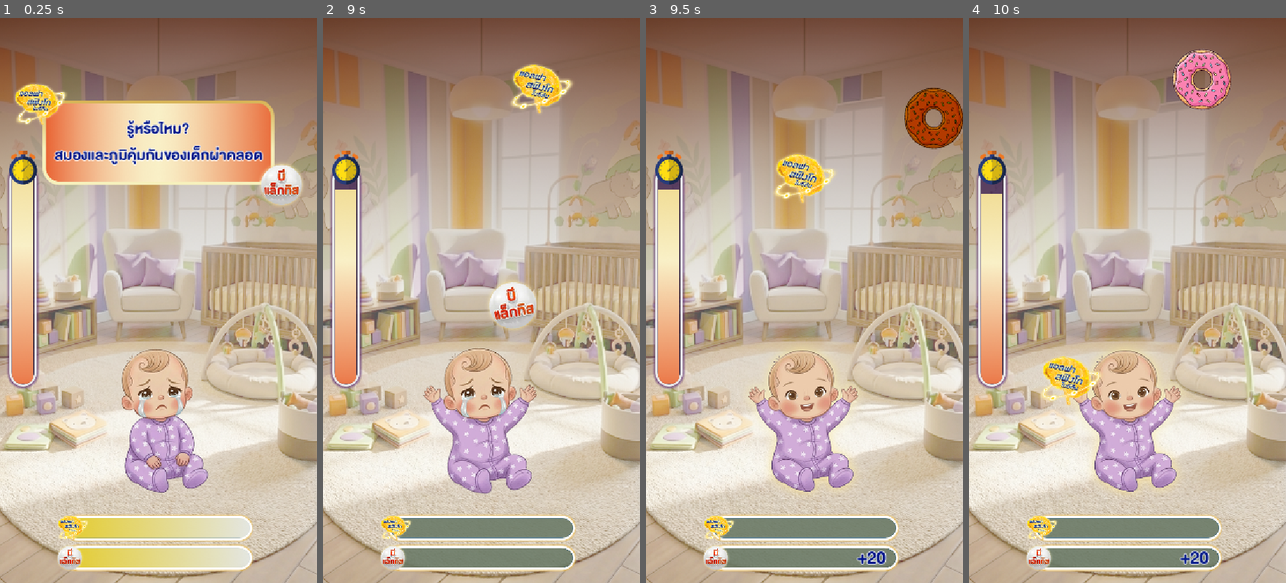
Above: before the commit, frames 1-4 (left to right).
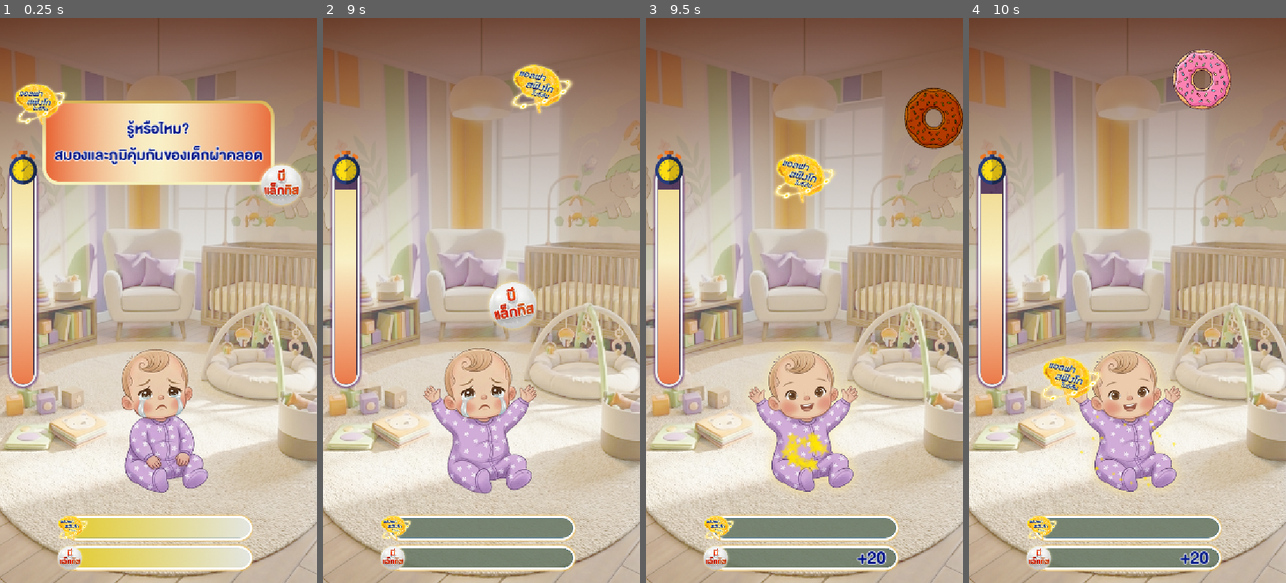
Above: after the commit, the same moments.

Repository: 6099sin/pro-c
Game: Godot game, scene res://scenes/core/Main.tscn
Two runs of this game, one before a commit and one after it. Both use one fixed random seed, a clock stepped at 60 frames per second and the inputs below. This scene is started directly instead of the project's main scene. Sound files missing from this copy of the repository are replaced by a short silence.
Inputs (mouse positions are in pixels of both pictures, inside the frame that each line leads up to):
- Up to frame 1 (0.25 s): no input
- Up to frame 2 (9 s): tap Enter at 0.5, 2.75 s; move the mouse to (551, 272) at 0.52 s; click (551, 272) at 0.67 s; tap Space at 1.25 s; drag from (418, 328) to (481, 419) at 1.27 s; move the mouse to (513, 176) at 2.02 s; click (513, 176) at 2.17 s; drag from (465, 413) to (386, 215) at 2.77 s; drag from (617, 283) to (481, 419) at 3.52 s; drag from (633, 340) to (481, 419) at 4.27 s; move the mouse to (497, 300) at 5.02 s; click (497, 300) at 5.17 s; drag from (433, 159) to (481, 419) at 5.77 s; move the mouse to (551, 272) at 6.52 s; click (551, 272) at 6.67 s; drag from (342, 227) to (487, 255) at 7.27 s; move the mouse to (513, 176) at 8.02 s; click (513, 176) at 8.17 s; drag from (465, 413) to (386, 215) at 8.77 s
- Up to frame 3 (9.5 s): no input
- Up to frame 4 (10 s): move the mouse to (1222, 385) at 9.52 s; click (1222, 385) at 9.67 s

Frames 1-2 are identical in both runs. In frame 3, 0.6% of the frame differs, in the area x 42-58%, y 73-81%; in frame 4, 0.1%.

Commit message:
feat: Implement item collection basket with visual and sound effects, and update web export settings.

Diff:
--- /dev/null
+++ b/scenes/VFX/popStar.tscn
@@ -0,0 +1,43 @@
+[gd_scene load_steps=7 format=3 uid="uid://hwcy88d6nxar"]
+
+[ext_resource type="Texture2D" uid="uid://phpkogenyhh3" path="res://assets/UI/SFX/star.png" id="1_4bw70"]
+
+[sub_resource type="Gradient" id="Gradient_jap1y"]
+offsets = PackedFloat32Array(0, 0.99829644)
+colors = PackedColorArray(1, 1, 0, 0.83137256, 1, 1, 0.11372549, 0.5411765)
+
+[sub_resource type="GradientTexture1D" id="GradientTexture1D_jf1l0"]
+gradient = SubResource("Gradient_jap1y")
+
+[sub_resource type="Curve" id="Curve_3e8ng"]
+_data = [Vector2(0, 0), 0.0, 0.0, 0, 0, Vector2(0.4967742, 1), 0.0, 0.0, 0, 0, Vector2(1, 0), 0.0, 0.0, 0, 0]
+point_count = 3
+
+[sub_resource type="CurveTexture" id="CurveTexture_agl8u"]
+curve = SubResource("Curve_3e8ng")
+
+[sub_resource type="ParticleProcessMaterial" id="ParticleProcessMaterial_iy85g"]
+particle_flag_disable_z = true
+emission_shape = 2
+emission_sphere_radius = 1.0
+angle_min = -44.99999
+angle_max = 45.00001
+direction = Vector3(0, -1, 0)
+spread = 180.0
+initial_velocity_min = 200.0
+initial_velocity_max = 400.0
+angular_velocity_min = -1.6093254e-05
+angular_velocity_max = 89.999985
+gravity = Vector3(0, 0, 0)
+scale_curve = SubResource("CurveTexture_agl8u")
+color_ramp = SubResource("GradientTexture1D_jf1l0")
+
+[node name="Node2D" type="Node2D"]
+
+[node name="GPUParticles2D" type="GPUParticles2D" parent="."]
+emitting = false
+amount = 20
+texture = ExtResource("1_4bw70")
+one_shot = true
+explosiveness = 1.0
+process_material = SubResource("ParticleProcessMaterial_iy85g")
--- a/scenes/objects/Basket.tscn
+++ b/scenes/objects/Basket.tscn
@@ -6,6 +6,7 @@
 [ext_resource type="Texture2D" uid="uid://6adgg38380ie" path="res://assets/UI/Baby/B2.png" id="4_la12k"]
 [ext_resource type="Texture2D" uid="uid://4ktwa4svs4nl" path="res://assets/UI/Baby/B3.png" id="5_wdsdn"]
 [ext_resource type="Texture2D" uid="uid://ci2sslfpd0mb4" path="res://assets/UI/Baby/B4.png" id="6_bvtbb"]
+[ext_resource type="PackedScene" uid="uid://hwcy88d6nxar" path="res://scenes/VFX/popStar.tscn" id="7_la12k"]
 
 [sub_resource type="CircleShape2D" id="CircleShape2D_7cnpb"]
 radius = 12.0
@@ -30,3 +31,6 @@
 texture = ExtResource("2_begjd")
 
 [node name="AudioStreamPlayer" type="AudioStreamPlayer" parent="."]
+
+[node name="PopStarPariticle" parent="." instance=ExtResource("7_la12k")]
+scale = Vector2(0.025, 0.025)
--- a/scripts/objects/Basket.gd
+++ b/scripts/objects/Basket.gd
@@ -36,8 +36,23 @@
 	tween.tween_property(item, "global_position", center_point.global_position, 0.1)
 	tween.tween_callback(func(): process_item(item))
 
+@onready var pop_star_container = $PopStarPariticle
+@onready var pop_star_emitter = $PopStarPariticle/GPUParticles2D
+
 func process_item(item: Item):
 	play_hit_effect(item.type)
+
+	# VFX Trigger for Fruits
+	if item.type == Utils.ItemType.FRUIT:
+		var id = item.item_id
+		if id == "fruit_1":
+			pop_star_container.position.y = -7
+		elif id == "fruit_2":
+			pop_star_container.position.y = 6
+
+		# Trigger particle
+		pop_star_emitter.restart()
+		pop_star_emitter.emitting = true
 
 	var id = item.item_id
 
Binary file added: assets/UI/SFX/star.png
Not shown, added: assets/UI/SFX/star.png.import
Not shown: 1 places in scenes/objects/Basket.tscn that only renumber resources
Not shown, added: assets/UI/SFX/star.png~
